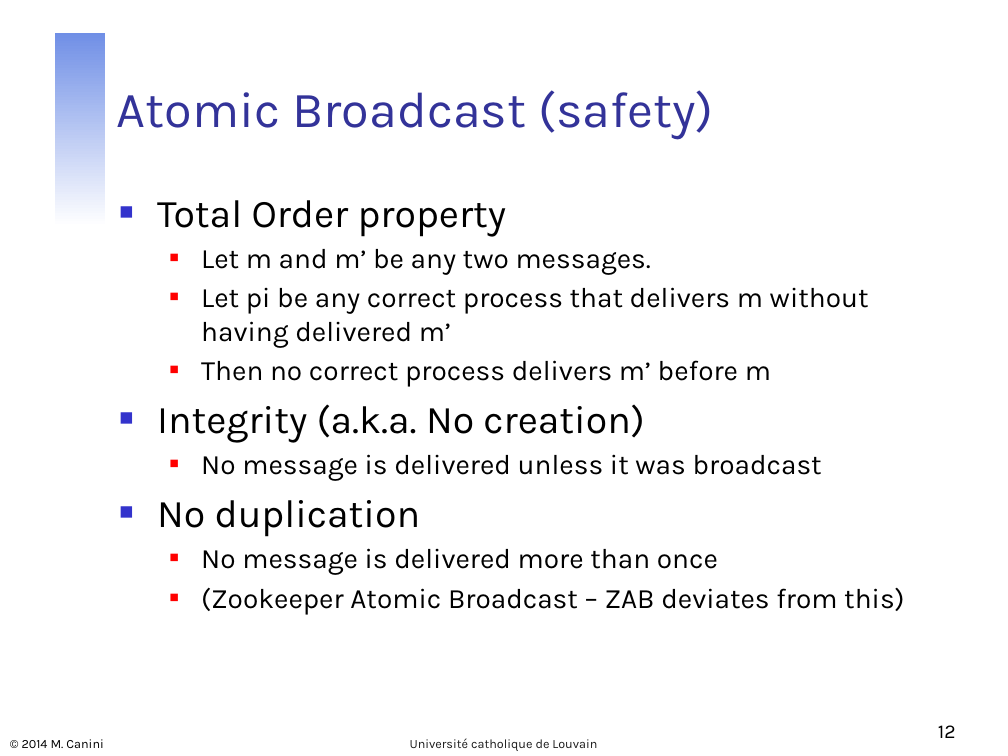
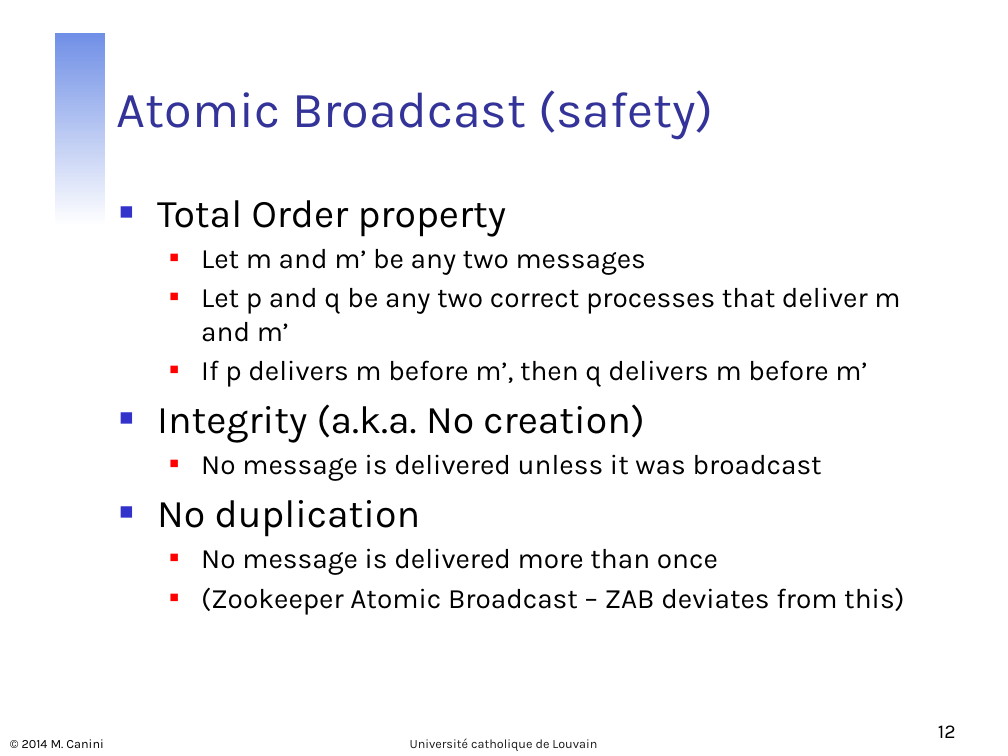
Before and after one commit to mcanini/INGI2145-2014, a slide deck: slide 12 of 12-cloud-services.pptx. Drawn at 1008x756 pixels with LibreOffice and Linux fonts; fonts in the diff are those of the drawing. Boxes give left, top, right and bottom in pixels: in the first picture for what was removed or moved away, otherwise in the second. Text is boxed around its words. In the diff, an @@ line names an element or a change of style, - is before the commit and + after.

```diff
--- a/12-cloud-services.pptx
+++ b/12-cloud-services.pptx
@@ text at [201,249,900,387]: text changed @@
-  ■ Let m and m’ be any two messages.
-  ■ Let pi be any correct process that delivers m without having delivered m’
-  ■ Then no correct process delivers m’ before m
+  ■ Let m and m’ be any two messages
+  ■ Let p and q be any two correct processes that deliver m and m’
+  ■ If p delivers m before m’, then q delivers m before m’
```
Also in this commit, not shown: 1 other file.
